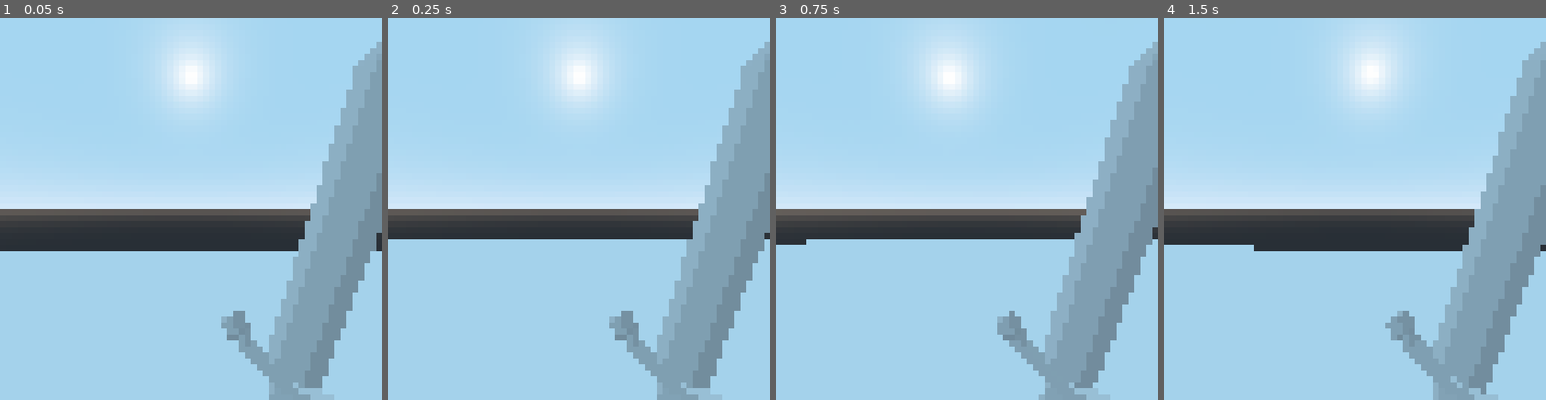
Above: before the commit, frames 1-4 (left to right).
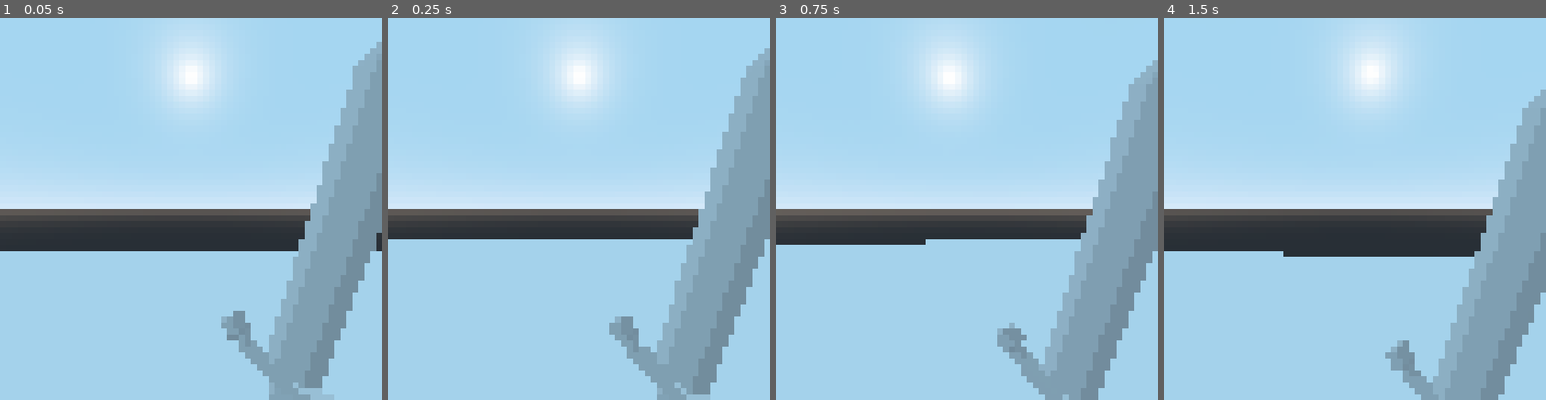
Above: after the commit, the same moments.

Repository: lmedinam/molags-curse
Game: Godot game, scene res://level/level.tscn
Same seed, same stepped clock (60 frames per second), same inputs: the game is played once before the commit and once after it.
Inputs (mouse positions are in pixels of both pictures, inside the frame that each line leads up to):
- Up to frame 1 (0.05 s): no input
- Up to frame 2 (0.25 s): no input
- Up to frame 3 (0.75 s): move the mouse to (986, 209) at 0.52 s; hold Up (ui_up) from 0.53 s (still down); hold E (action) from 0.53 s (still down)
- Up to frame 4 (1.5 s): keep holding Up (ui_up); click (1374, 209) at 0.8 s; move the mouse to (1335, 209) at 1.27 s; release E (action) at 1.28 s; click (1335, 209) at 1.35 s

Frame 1 is identical in both runs. In frame 2, 1.2% of the frame differs, in the area x 57-100%, y 6-100%; in frame 3, 3.8%; in frame 4, 7.9%, in the area x 0-100%, y 6-100%.

Commit message:
Hit and walking animation

Diff:
--- /dev/null
+++ b/enemies/zombie.gd
@@ -0,0 +1,4 @@
+extends KinematicBody
+
+func hit():
+	print_debug("Zombie got hit")
--- a/enemies/zombie.tscn
+++ b/enemies/zombie.tscn
@@ -1,9 +1,11 @@
-[gd_scene load_steps=3 format=2]
+[gd_scene load_steps=4 format=2]
 
 [ext_resource path="res://enemies/zombie.gltf" type="PackedScene" id=1]
 [ext_resource path="res://player/player_shape.tres" type="Shape" id=2]
+[ext_resource path="res://enemies/zombie.gd" type="Script" id=3]
 
 [node name="Zombie" type="KinematicBody"]
+script = ExtResource( 3 )
 
 [node name="Body" type="CollisionShape" parent="."]
 transform = Transform( 1, 0, 0, 0, -1.62921e-07, 1, 0, -1, -1.62921e-07, 0, 0.85, 0 )
--- /dev/null
+++ b/level/level.gd
@@ -0,0 +1,8 @@
+extends Spatial
+
+func _ready():
+	$Lever.connect("fired", self, "lever_action")
+
+
+func lever_action(status: bool):
+	print_debug("Lever triggered: " + str(status))
--- a/level/level.tscn
+++ b/level/level.tscn
@@ -1,8 +1,9 @@
-[gd_scene load_steps=6 format=2]
+[gd_scene load_steps=7 format=2]
 
 [ext_resource path="res://player/player.tscn" type="PackedScene" id=1]
 [ext_resource path="res://actionables/lever.tscn" type="PackedScene" id=2]
 [ext_resource path="res://enemies/zombie.tscn" type="PackedScene" id=3]
+[ext_resource path="res://level/level.gd" type="Script" id=4]
 
 [sub_resource type="QuadMesh" id=1]
 size = Vector2( 20, 20 )
@@ -11,6 +12,7 @@
 extents = Vector3( 10, 10, 0.1 )
 
 [node name="Level" type="Spatial"]
+script = ExtResource( 4 )
 
 [node name="Player" parent="." instance=ExtResource( 1 )]
 transform = Transform( 1, 0, 0, 0, 1, 0, 0, 0, 1, 0, 0.681121, 0 )
--- a/player/player.gd
+++ b/player/player.gd
@@ -10,6 +10,20 @@
 var velocity = Vector3()
 
 onready var actioner = $Head/Camera/Actioner
+onready var hit_area = $Head/Camera/HitArea
+onready var head_at = $Head/AnimationTree
+
+var head_st: AnimationNodeStateMachinePlayback
+
+func _ready():
+	head_st = head_at.get("parameters/playback")
+	head_st.start("idle")
+
+func _process(delta):
+	if velocity.length() < SPEED / 4:
+		head_st.travel("idle")
+	else:
+		head_st.travel("walking")
 
 func _input(event):
 	if event is InputEventMouseMotion:
@@ -28,6 +42,12 @@
 			var collider = actioner.get_collider()
 			if collider.has_method("actuate"):
 				collider.actuate()
+
+	if event.is_action_pressed("hit"):
+		var bodies = hit_area.get_overlapping_bodies()
+		for body in bodies:
+			if body.has_method("hit"):
+				body.hit()
 
 func _physics_process(delta):
 	var c_basis = $Head/Camera.global_transform.basis
--- a/player/player.tscn
+++ b/player/player.tscn
@@ -1,8 +1,104 @@
-[gd_scene load_steps=4 format=2]
+[gd_scene load_steps=13 format=2]
 
 [ext_resource path="res://player/player.gd" type="Script" id=1]
 [ext_resource path="res://player/sword.gltf" type="PackedScene" id=2]
 [ext_resource path="res://player/player_shape.tres" type="Shape" id=3]
+
+[sub_resource type="CapsuleShape" id=1]
+radius = 0.2
+height = 0.5
+
+[sub_resource type="Animation" id=2]
+resource_name = "idle"
+length = 3.0
+loop = true
+tracks/0/type = "bezier"
+tracks/0/path = NodePath(".:translation:x")
+tracks/0/interp = 1
+tracks/0/loop_wrap = true
+tracks/0/imported = false
+tracks/0/enabled = true
+tracks/0/keys = {
+"points": PoolRealArray( 0, -0.25, 0, 0.25, 0 ),
+"times": PoolRealArray( 0 )
+}
+tracks/1/type = "bezier"
+tracks/1/path = NodePath(".:translation:y")
+tracks/1/interp = 1
+tracks/1/loop_wrap = true
+tracks/1/imported = false
+tracks/1/enabled = true
+tracks/1/keys = {
+"points": PoolRealArray( 1.4, -0.25, 0, 0.25, 0, 1.5, -0.25, 0, 0.25, 0, 1.4, -0.25, 0, 0.25, 0 ),
+"times": PoolRealArray( 0, 1.5, 3 )
+}
+tracks/2/type = "bezier"
+tracks/2/path = NodePath(".:translation:z")
+tracks/2/interp = 1
+tracks/2/loop_wrap = true
+tracks/2/imported = false
+tracks/2/enabled = true
+tracks/2/keys = {
+"points": PoolRealArray( 0, -0.25, 0, 0.25, 0 ),
+"times": PoolRealArray( 0 )
+}
+
+[sub_resource type="Animation" id=3]
+resource_name = "walking"
+loop = true
+tracks/0/type = "bezier"
+tracks/0/path = NodePath(".:translation:x")
+tracks/0/interp = 1
+tracks/0/loop_wrap = true
+tracks/0/imported = false
+tracks/0/enabled = true
+tracks/0/keys = {
+"points": PoolRealArray( 0, -0.25, 0, 0.25, 0 ),
+"times": PoolRealArray( 0 )
+}
+tracks/1/type = "bezier"
+tracks/1/path = NodePath(".:translation:y")
+tracks/1/interp = 1
+tracks/1/loop_wrap = true
+tracks/1/imported = false
+tracks/1/enabled = true
+tracks/1/keys = {
+"points": PoolRealArray( 1.4, -0.25, 0, 0.25, 0, 1.6, -0.25, 0, 0.25, 0, 1.4, -0.25, 0, 0.25, 0 ),
+"times": PoolRealArray( 0, 0.5, 1 )
+}
+tracks/2/type = "bezier"
+tracks/2/path = NodePath(".:translation:z")
+tracks/2/interp = 1
+tracks/2/loop_wrap = true
+tracks/2/imported = false
+tracks/2/enabled = true
+tracks/2/keys = {
+"points": PoolRealArray( 0, -0.25, 0, 0.25, 0 ),
+"times": PoolRealArray( 0 )
+}
+
+[sub_resource type="AnimationNodeAnimation" id=4]
+animation = "idle"
+
+[sub_resource type="AnimationNodeAnimation" id=5]
+animation = "walking"
+
+[sub_resource type="AnimationNodeStateMachineTransition" id=10]
+switch_mode = 1
+xfade_time = 1.0
+
+[sub_resource type="AnimationNodeStateMachineTransition" id=11]
+switch_mode = 1
+xfade_time = 1.0
+
+[sub_resource type="AnimationNodeStateMachine" id=8]
+states/idle/node = SubResource( 4 )
+states/idle/position = Vector2( 206, 53 )
+states/walking/node = SubResource( 5 )
+states/walking/position = Vector2( 429, 53 )
+transitions = [ "walking", "idle", SubResource( 10 ), "idle", "walking", SubResource( 11 ) ]
+
+[sub_resource type="AnimationNodeStateMachinePlayback" id=9]
 
 [node name="Player" type="KinematicBody"]
 script = ExtResource( 1 )
@@ -12,7 +108,7 @@
 shape = ExtResource( 3 )
 
 [node name="Head" type="Spatial" parent="."]
-transform = Transform( 1, 0, 0, 0, 1, 0, 0, 0, 1, 0, 1.4, 0 )
+transform = Transform( 1, 0, 0, 0, 1, 0, 0, 0, 1, 0, 1.42843, 0 )
 
 [node name="Camera" type="Camera" parent="Head"]
 fov = 90.0
@@ -22,6 +118,22 @@
 enabled = true
 cast_to = Vector3( 0, 0, -2 )
 
+[node name="HitArea" type="Area" parent="Head/Camera"]
+transform = Transform( 1, 0, 0, 0, 1, 0, 0, 0, 1, 0, 0, -1.3 )
+
+[node name="CollisionShape" type="CollisionShape" parent="Head/Camera/HitArea"]
+shape = SubResource( 1 )
+
+[node name="AnimationPlayer" type="AnimationPlayer" parent="Head"]
+anims/idle = SubResource( 2 )
+anims/walking = SubResource( 3 )
+
+[node name="AnimationTree" type="AnimationTree" parent="Head"]
+tree_root = SubResource( 8 )
+anim_player = NodePath("../AnimationPlayer")
+active = true
+parameters/playback = SubResource( 9 )
+
 [node name="Objects" type="Spatial" parent="."]
 transform = Transform( 1, 0, 0, 0, 1, 0, 0, 0, 1, 0, 1.35, 0 )
 
--- a/project.godot
+++ b/project.godot
@@ -75,6 +75,11 @@
 , Object(InputEventKey,"resource_local_to_scene":false,"resource_name":"","device":0,"alt":false,"shift":false,"control":false,"meta":false,"command":false,"pressed":false,"scancode":32,"unicode":0,"echo":false,"script":null)
  ]
 }
+hit={
+"deadzone": 0.5,
+"events": [ Object(InputEventMouseButton,"resource_local_to_scene":false,"resource_name":"","device":0,"alt":false,"shift":false,"control":false,"meta":false,"command":false,"button_mask":0,"position":Vector2( 0, 0 ),"global_position":Vector2( 0, 0 ),"factor":1.0,"button_index":1,"pressed":false,"doubleclick":false,"script":null)
+ ]
+}
 
 [rendering]
 
